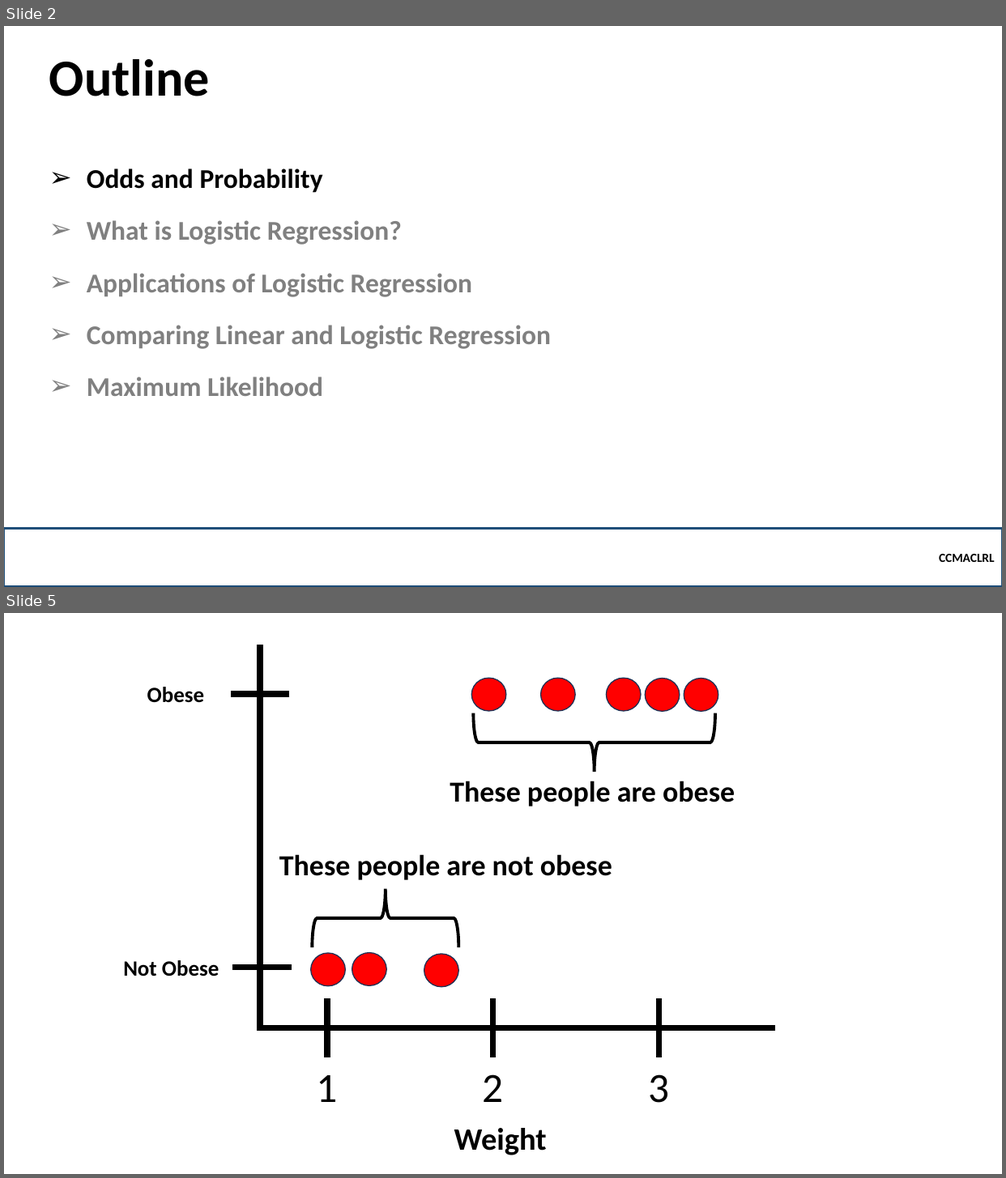
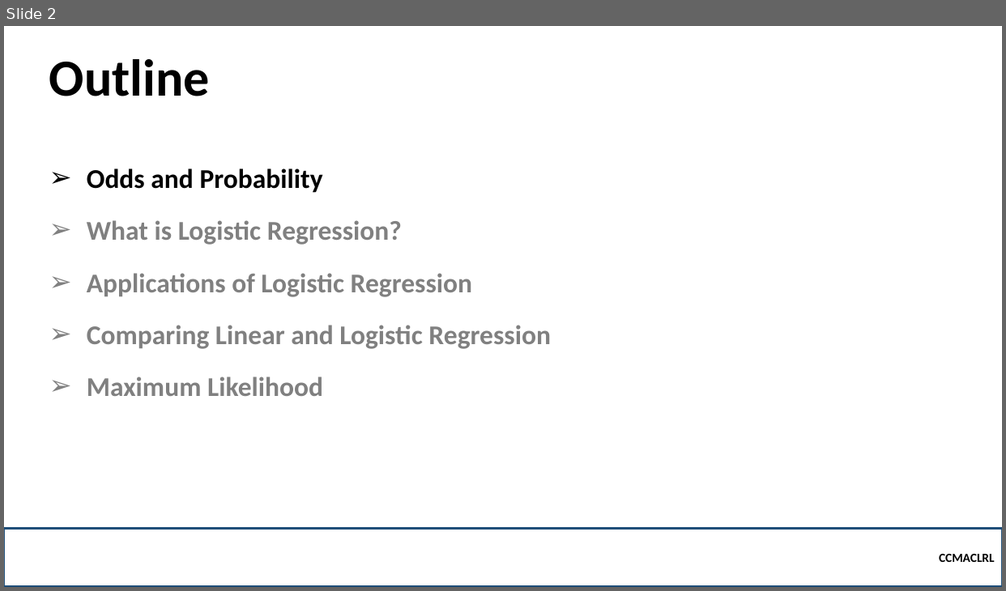
Before and after one commit to robitussin/CCMACLRL, a slide deck: 5 - Logistic Regression/Logistic Regression (Math).pptx. Shown one above the other, each under a label of ours: slides 2 and 5 before the commit, slide 2 after it; the slides between them are not shown. The pictures are 1006x1178 and 1006x591 pixels, drawn with LibreOffice and Linux fonts; fonts in the diff are those of the drawing; background and template pictures are left out. Boxes give left, top, right and bottom in pixels: in the first picture for what was removed or moved away, otherwise in the second. Text is boxed around its words. In the diff, an @@ line names an element or a change of style, - is before the commit and + after.

```diff
--- a/5 - Logistic Regression/Logistic Regression (Math).pptx
+++ b/5 - Logistic Regression/Logistic Regression (Math).pptx
@@ slide 5 removed at (4, 613, 1002, 1174), background picture (left out) @@
@@ ellipse removed at (472, 678, 506, 711) @@
@@ ellipse removed at (541, 678, 575, 711) @@
@@ ellipse removed at (607, 678, 641, 711) @@
@@ ellipse removed at (645, 678, 680, 711) @@
@@ ellipse removed at (684, 678, 718, 711) @@
@@ text removed at (147, 687, 205, 703) @@
-Obese
@@ group removed at (231, 645, 776, 1103): 7 lines, 3 texts @@
-1
-2
-3
@@ right brace removed at (473, 713, 715, 773) @@
@@ text removed at (450, 781, 735, 807) @@
-These people are obese
@@ text removed at (279, 854, 612, 880) @@
-These people are not obese
@@ right brace removed at (312, 889, 458, 948) @@
@@ text removed at (123, 960, 219, 977) @@
-Not Obese
@@ ellipse removed at (311, 953, 345, 986) @@
@@ ellipse removed at (352, 953, 386, 986) @@
@@ ellipse removed at (424, 954, 458, 987) @@
@@ text removed at (454, 1128, 547, 1156) @@
-Weight
```
Also in this commit, not shown: 10 slides changed, 32 other slides removed, 1 other file.
